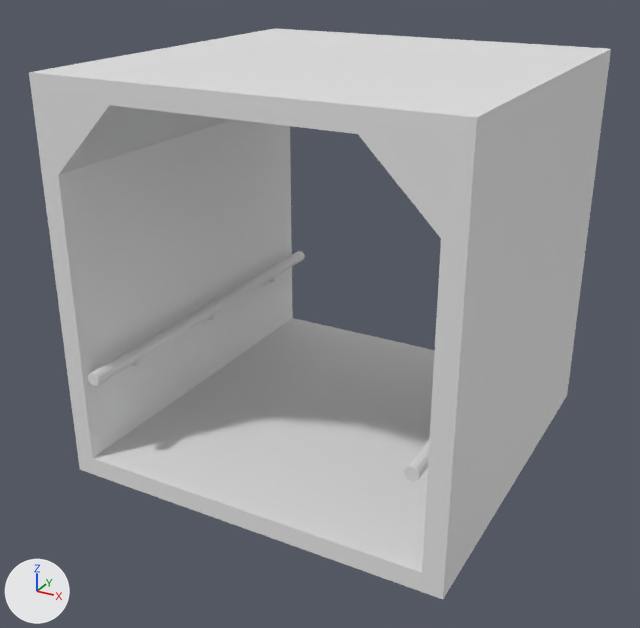
Renders of the Blender file source_assets/blend_files/map-tiles.blend from each side of a commit.
Camera for both pictures: a 50 mm lens placed at (2.93, -5.7, 2.36), pointed at (-0.08, -0.23, -0.37). Every picture has the same lights, and +X, +Y and +Z are marked at lower left. The picture after the commit comes second. Objects named as collision shapes, trigger or cutter boxes, shadow casters or lower levels of detail are left out.

Objects in the first picture: 'BézierCurve', 'BézierCurve.001', 'metro-halway' and 3 more.
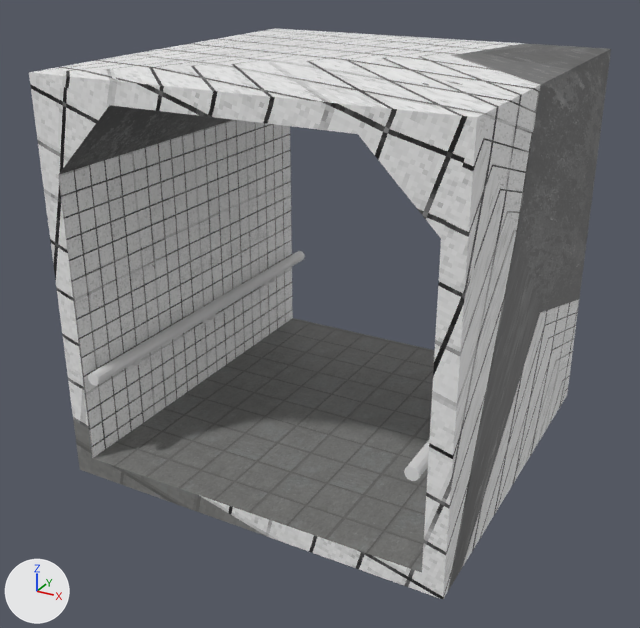
Where the newer file only moved an object's origin or applied its transform, the numbers keep the older frame.

Changed parts and their boxes [x1, y1, x2, y2] in the pictures (640 x 628 px):
'metro-halway', recoloured, surface changed (white to grey)
    both: [30, 28, 611, 599]
'BézierCurve', moved, turned
    both: [404, 440, 429, 481]

Edits to the bpy script that builds the scene:
```text
Add img_fulltexture_png:
    img_fulltexture_png = load_image('fulltexture.png', '../../assets/textures/environment/fulltexture.png', 512, 512, 'sRGB')
Add mat_material_008:
    mat_material_008 = principled_material('Material.008')
    mat_material_008.base_color = (0.8, 0.8, 0.8)  # white #e7e7e7
Add mat_material_009:
    mat_material_009 = principled_material('Material.009')
    mat_material_009.texture = img_fulltexture_png
Change me_cube_037:
    where me_cube_037.from_pydata(...)  # 24 vertices, 22 faces; spans x -1.5..1.5, y -1.5..1.5, z -1.5..1.5
    used by ob_metro_halway; location = (0.0, 0.0, 0.0)
    me_cube_037 part 1: texture (UV) coordinates of 22 of 22 faces, centred in x -1.5..1.5, y -1.5..1.5, z -1.5..1.5, changed; they spanned u 0.12..0.88, v 0.0..0.75 and now span u 0.0..1.0, v 0.0..1.0
    add me_cube_037.materials.append(mat_material_009)  # picture img_fulltexture_png
Add me_béziercurve_011:
    me_béziercurve_011.from_pydata(...)  # 180 vertices, 164 faces; spans x -1.3..-1.2, y -1.5..1.5, z -0.7..-0.6
    me_béziercurve_011.materials.append(mat_material_008)  # its picture is missing
Add me_béziercurve_001:
    me_béziercurve_001.from_pydata(...)  # 180 vertices, 164 faces; spans x 1.2..1.3, y -1.5..1.5, z -0.7..-0.6
    me_béziercurve_001.materials.append(mat_material_008)  # its picture is missing
Change ob_béziercurve:
    ob_béziercurve.rotation_euler: (0.0, 0.0, 1.571) -> (0.0, 0.0, 0.0)  # degrees (0, 0, 90) -> degrees (0, 0, 0)
    ob_béziercurve: bpy.data.objects.new('BézierCurve', cu_béziercurve_001) -> bpy.data.objects.new('BézierCurve', me_béziercurve_001)
    ob_béziercurve.location: (1.25, 0.0, -0.65) -> (0.0, 0.0, 0.0)
Change ob_béziercurve_001:
    ob_béziercurve_001: bpy.data.objects.new('BézierCurve.001', cu_béziercurve_011) -> bpy.data.objects.new('BézierCurve.001', me_béziercurve_011)
```
